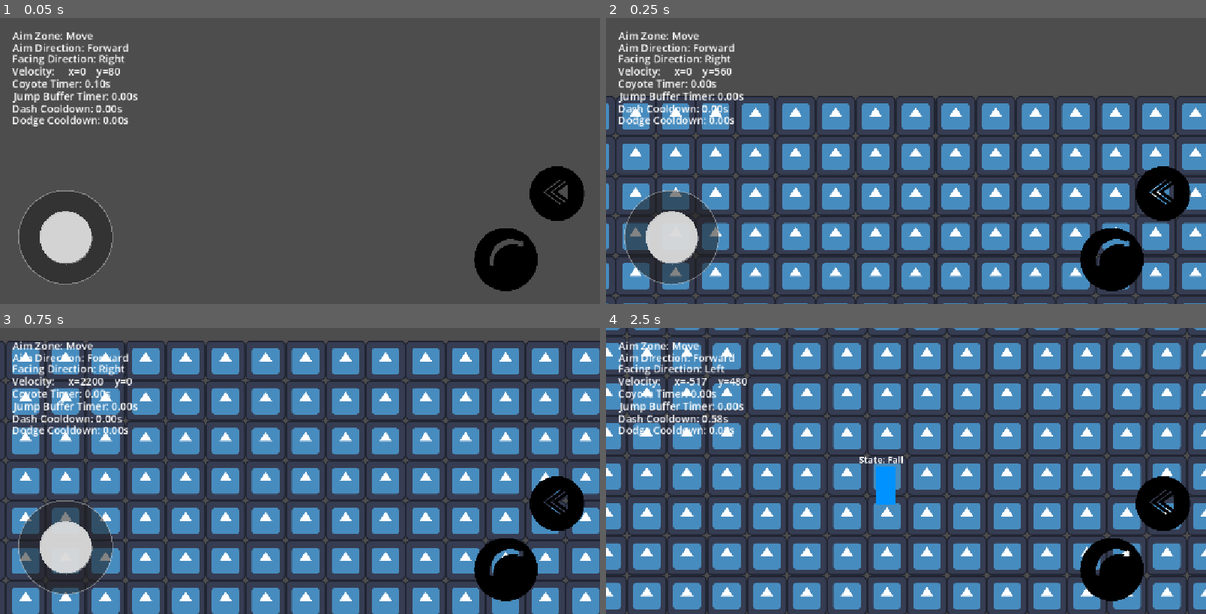
Above: before the commit, frames 1-4 (two rows, left to right).
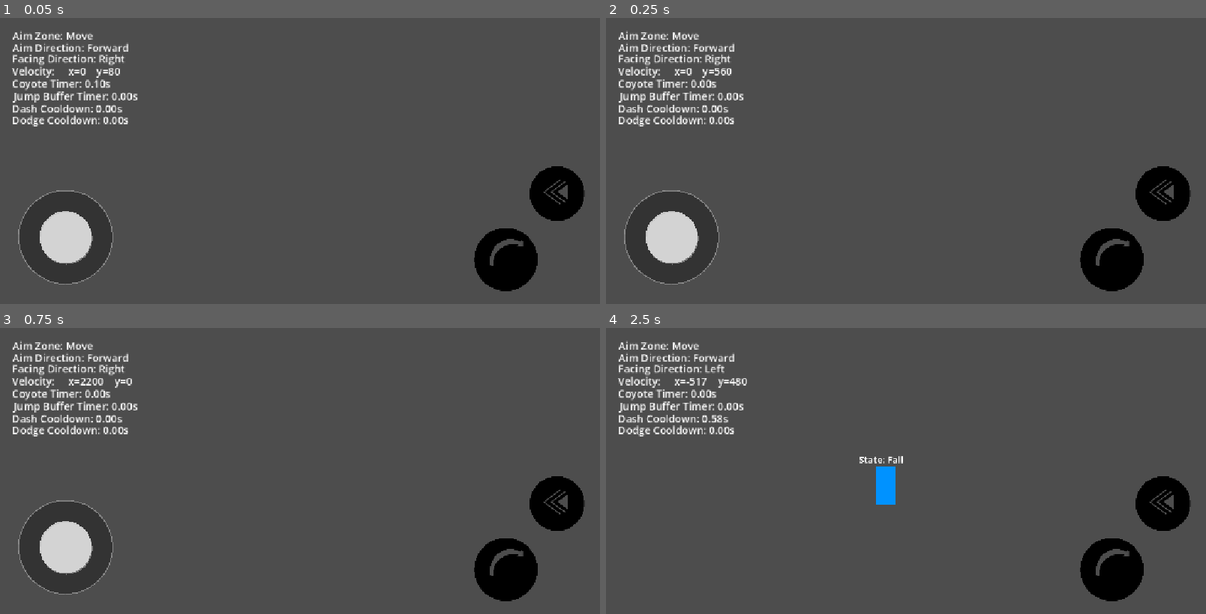
Above: after the commit, the same moments.

Repository: Mrdarx444/Veinbreaker
Game: Godot game, scene res://source/test/world.tscn
Two runs of this game, one before a commit and one after it. Both use one fixed random seed, a clock stepped at 60 frames per second and the inputs below. The engine's default icon, where the game draws it, is replaced by a stand-in: a white triangle on a blue panel in a dark square.
Inputs (mouse positions are in pixels of both pictures, inside the frame that each line leads up to):
- Up to frame 1 (0.05 s): no input
- Up to frame 2 (0.25 s): no input
- Up to frame 3 (0.75 s): tap Enter at 0.5 s; move the mouse to (432, 456) at 0.52 s; hold D (Right) from 0.53 s (still down); tap Shift (Dash) at 0.6 s; click (432, 456) at 0.67 s
- Up to frame 4 (2.5 s): tap Space (Jump) at 0.77 s; release D (Right) at 1.25 s; drag from (786, 485) to (876, 528) at 1.27 s; move the mouse to (966, 408) at 2.02 s; hold A (Left) from 2.03 s (still down); tap Shift (Dash) at 2.1 s

Frame 1 is identical in both runs. In frame 2, 39% of the frame differs, in the area x 0-100%, y 27-100%; in frame 3, 53%; in frame 4, 55%, in the area x 0-100%, y 0-100%.

Commit message:
Remove Camera Shake TEMP

Diff:
--- a/source/scripts/Player/States/dash_state.gd
+++ b/source/scripts/Player/States/dash_state.gd
@@ -7,10 +7,10 @@
 	player.is_dashing = true
 	player.velocity.y = 0
 	player.velocity.x = player.dash_velocity * player.facing_direction
-	if player.is_on_floor():
-		CameraManager.camera_shake(GameConstents.CAMERA_SHAKE_FORCES.DASH)
-	else :
-		CameraManager.camera_shake(GameConstents.CAMERA_SHAKE_FORCES.AIR_DASH)
+	#if player.is_on_floor():
+		#CameraManager.camera_shake(GameConstents.CAMERA_SHAKE_FORCES.DASH)
+	#else :
+		#CameraManager.camera_shake(GameConstents.CAMERA_SHAKE_FORCES.AIR_DASH)
 
 func gravity_handle(delta: float, player: Player):
 	if !player.is_on_floor():
--- a/source/scripts/Player/States/dodge_state.gd
+++ b/source/scripts/Player/States/dodge_state.gd
@@ -7,7 +7,7 @@
 	player.velocity.y = 0
 	player.dodge_timer.start()
 	player.is_dodging = true
-	CameraManager.camera_shake(GameConstents.CAMERA_SHAKE_FORCES.DODGE)
+	#CameraManager.camera_shake(GameConstents.CAMERA_SHAKE_FORCES.DODGE)
 
 func gravity_handle(delta: float, player: Player):
 	if !player.is_on_floor():
--- a/source/scripts/Player/States/fall_state.gd
+++ b/source/scripts/Player/States/fall_state.gd
@@ -40,9 +40,9 @@
 
 func get_next_state(player: Player) -> StringName:
 	if player.is_on_floor():
-		if forced_fall: CameraManager.camera_shake(0.65)
+		#if forced_fall: CameraManager.camera_shake(0.65)
 		if is_big_fall and player.big_fall_timer.is_stopped():
-			CameraManager.camera_shake(GameConstents.CAMERA_SHAKE_FORCES.BIG_FALL * time_after_big_fall)
+			#CameraManager.camera_shake(GameConstents.CAMERA_SHAKE_FORCES.BIG_FALL * time_after_big_fall)
 			return &"Stunned"
 		if player.joystick.move_direction != 0 and player.can_move:
 			return &"Move"
--- a/source/test/world.tscn
+++ b/source/test/world.tscn
@@ -2,7 +2,6 @@
 
 [ext_resource type="PackedScene" uid="uid://bghqxvldmkdeg" path="res://source/scenes/Player/player.tscn" id="1_4loxo"]
 [ext_resource type="Script" uid="uid://ndyhlhric3kf" path="res://source/test/level_camera.gd" id="2_pdc63"]
-[ext_resource type="Texture2D" uid="uid://demhvvuo7dj3g" path="res://icon.svg" id="3_slmcd"]
 
 [sub_resource type="RectangleShape2D" id="RectangleShape2D_v5nji"]
 size = Vector2(7000, 150)
@@ -26,14 +25,6 @@
 size = Vector2(200, 70)
 
 [node name="World" type="Node2D" unique_id=57820806]
-
-[node name="TextureRect" type="TextureRect" parent="." unique_id=446392219]
-offset_left = -1606.0
-offset_top = -1162.0
-offset_right = 5594.0
-offset_bottom = 680.0
-texture = ExtResource("3_slmcd")
-stretch_mode = 1
 
 [node name="Platform" type="StaticBody2D" parent="." unique_id=267754281]
 position = Vector2(2049, 480)
